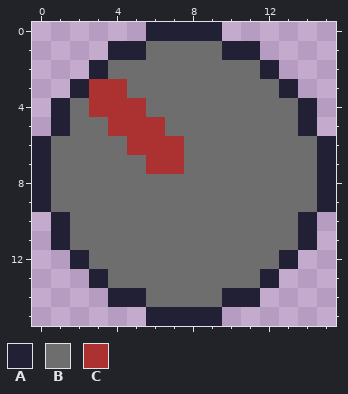
Edited in one commit: pixel-art file (assets/visual/knob.aseprite). That is the earlier state.
16x16 pixels, 1 frame.
Palette (. is transparent): A #222034  B #6e6e6e  C #ac3232
New version:
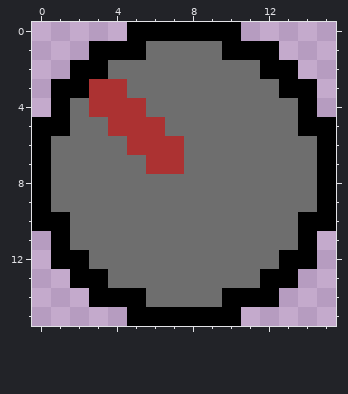
Difference:
Colour A changes from #222034 to #000000.
Colour A is added in row 0 at x 5 and 10; in row 1 at x 3 and 12; in row 2 at x 2 and 13; in row 3 at x 1 and 14; in row 5 at x 0 and 15; in row 10 at x 0 and 15.
Colour A is added in row 12 at x 1 and 14; in row 13 at x 2 and 13; in row 14 at x 3 and 12; in row 15 at x 5 and 10.
Changed places in both pictures, as pixel boxes (x1, y1, x2, y2):
changed: (32, 22, 336, 326)
